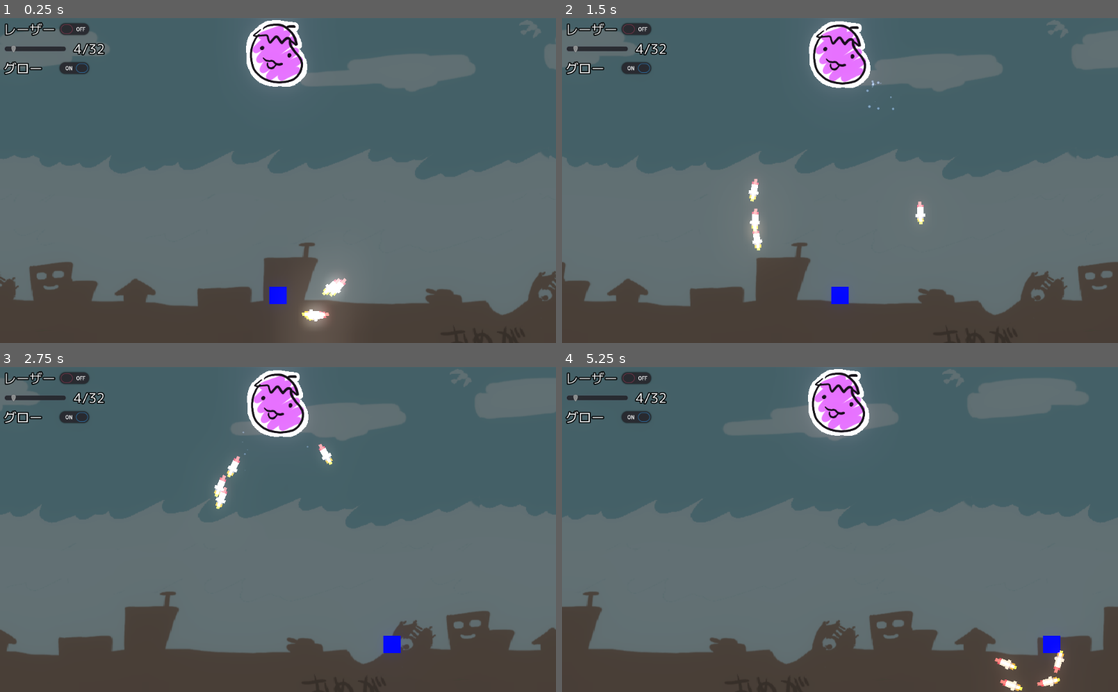
Above: before the commit, frames 1-4 (two rows, left to right).
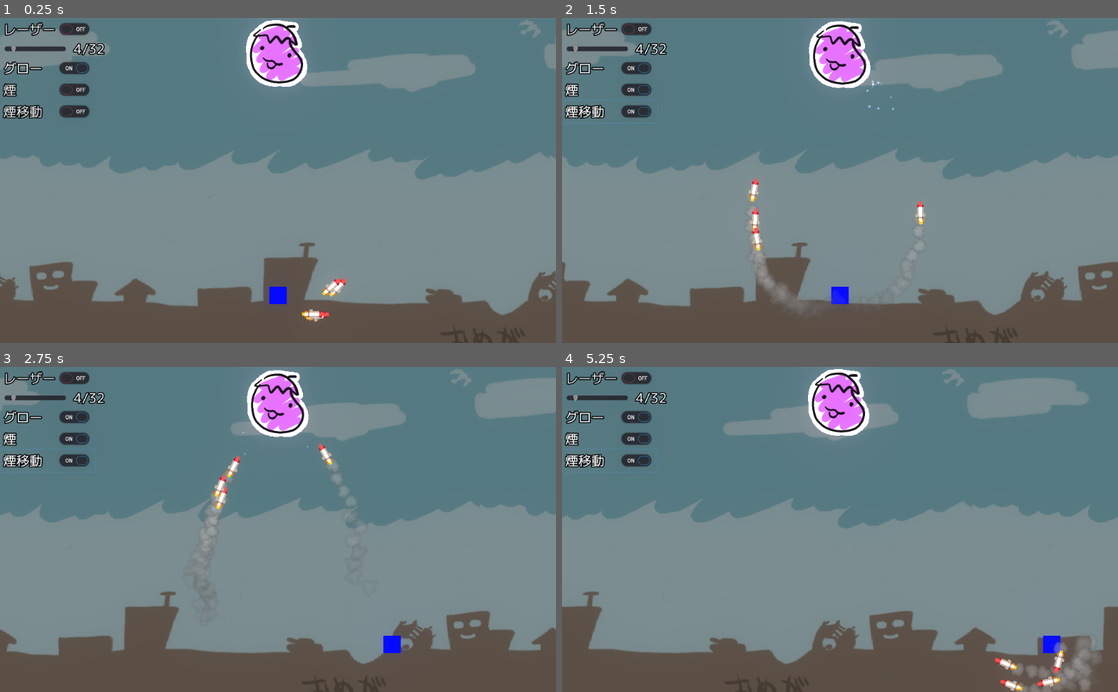
Above: after the commit, the same moments.

Repository: syun77/gd_hormingtest
Game: Godot game, scene res://Main.tscn
The game is run twice, just before and just after one commit, with the same random seed, the same clock (stepped at 60 frames per second) and the same inputs.
Inputs (mouse positions are in pixels of both pictures, inside the frame that each line leads up to):
- Up to frame 1 (0.25 s): no input
- Up to frame 2 (1.5 s): click (612, 89) at 0.5 s, where only the run after the commit has a clickable "煙"; click (612, 112) at 1.25 s, where only the run after the commit has a clickable "煙移動"
- Up to frame 3 (2.75 s): hold Right (ui_right) from 2.03 s (still down)
- Up to frame 4 (5.25 s): release Right (ui_right) at 2.78 s; hold Down (ui_down) 2.78-3.53 s; hold Right (ui_right) 3.53-4.28 s; hold Up (ui_up) 4.28-5.03 s; hold Left (ui_left) from 5.03 s (still down)

The runs differ from the first frame. In frame 1, 79% of the frame differs, in the area x 0-100%, y 0-96%; in frame 2, 80%; in frame 3, 78%; in frame 4, 82%, in the area x 0-100%, y 0-100%.

Commit message:
煙出現オプション追加

Diff:
--- a/gd_hormingtest/Common.gd
+++ b/gd_hormingtest/Common.gd
@@ -6,6 +6,8 @@
 var _layers = null
 var _max_shot = 32 # 同時に発射可能な弾の数.
 var _is_trail = false # トレイル弾を発射するかどうか.
+var _is_smoke = false
+var _is_smoke_rand = false
 
 func setup(layers) -> void:
 	_layers = layers
@@ -36,6 +38,15 @@
 func get_max_shot() -> int:
 	return _max_shot
 
+func set_smoke(b:bool) -> void:
+	_is_smoke = b
+func is_smoke() -> bool:
+	return _is_smoke
+func set_smoke_rand(b:bool) -> void:
+	_is_smoke_rand = b
+func is_smoke_rand() -> bool:
+	return _is_smoke_rand
+
 ## 角度差を求める.
 func diff_angle(now:float, next:float) -> float:
 	# 角度差を求める.
--- a/gd_hormingtest/Main.gd
+++ b/gd_hormingtest/Main.gd
@@ -6,6 +6,7 @@
 
 onready var _camera = $MainCamera
 
+onready var _bg_layer = $BgLayer
 onready var _main_layer = $MainLayer
 onready var _shot_layer = $ShotLayer
 onready var _particle_layer = $ParticleLayer
@@ -15,6 +16,8 @@
 onready var _hslider_max_shot = $UILayer/HSliderMaxShot
 onready var _hslider_max_shot_label = $UILayer/HSliderMaxShot/Label
 onready var _checkbox_bloom = $UILayer/CheckButtonBloom
+onready var _checkbox_smoke = $UILayer/CheckButtonSmoke
+onready var _checkbox_smoke_rand = $UILayer/CheckButtonSmokeRand
 
 
 func _ready() -> void:
@@ -30,4 +33,15 @@
 	var max_shot = _hslider_max_shot.value
 	_hslider_max_shot_label.text = "%d/32"%max_shot
 	Common.set_max_shot(max_shot)
-	_hdr.environment.glow_enabled = _checkbox_bloom.pressed
+	var is_glow = _checkbox_bloom.pressed
+	_hdr.environment.glow_enabled = is_glow
+	for obj in _bg_layer.get_children():
+		if not obj is Sprite:
+			continue
+		var spr = obj as Sprite
+		if is_glow:
+			spr.modulate = Color.darkgray
+		else:
+			spr.modulate = Color.white
+	Common.set_smoke(_checkbox_smoke.pressed)
+	Common.set_smoke_rand(_checkbox_smoke_rand.pressed)
--- a/gd_hormingtest/Main.tscn
+++ b/gd_hormingtest/Main.tscn
@@ -113,6 +113,20 @@
 pressed = true
 text = "グロー"
 
+[node name="CheckButtonSmoke" type="CheckButton" parent="UILayer"]
+margin_top = 112.0
+margin_right = 176.0
+margin_bottom = 154.0
+theme = ExtResource( 3 )
+text = "煙"
+
+[node name="CheckButtonSmokeRand" type="CheckButton" parent="UILayer"]
+margin_top = 152.0
+margin_right = 176.0
+margin_bottom = 194.0
+theme = ExtResource( 3 )
+text = "煙移動"
+
 [node name="HSliderMaxShot" type="HSlider" parent="UILayer"]
 margin_left = 8.0
 margin_top = 40.0
--- a/gd_hormingtest/Player.gd
+++ b/gd_hormingtest/Player.gd
@@ -53,6 +53,7 @@
 		v.y = -sin(rad) * spd
 		obj.set_velocity(v)
 	else:
+		# ミサイル弾.
 		obj = ShotObj.instance()
 		obj.position = position
 		var v = Vector2()
--- a/gd_hormingtest/Shot.gd
+++ b/gd_hormingtest/Shot.gd
@@ -1,4 +1,6 @@
 extends Area2D
+
+const SMOKE_OBJ = preload("res://Smoke.tscn")
 
 onready var _spr = $Sprite
 
@@ -9,6 +11,8 @@
 
 # 経過時間
 var _timer := 0.0
+
+var _cnt = 0
 
 ## 速度をベクトルとして取得する.
 func get_velocity() -> Vector2:
@@ -33,7 +37,7 @@
 	queue_free()
 
 func _ready() -> void:
-	pass
+	_spr.visible = false
 
 ## 一番近いターゲットを探す.
 func _search_target():
@@ -56,7 +60,24 @@
 	_speed = v.length()
 
 func _physics_process(delta: float) -> void:
+	_spr.visible = true
 	_timer += delta
+
+	_cnt += 1
+	if _cnt%2 == 0:
+		if Common.is_smoke():
+			# 煙発生.
+			var smoke = SMOKE_OBJ.instance()
+			smoke.position = position
+			var vel = Vector2.ZERO
+			if Common.is_smoke_rand():
+				# 煙をランダム移動.
+				var d = 45
+				var rad = deg2rad(_deg + rand_range(180-d, 180+d))
+				vel.x = 0.2 * _speed * cos(rad)
+				vel.y = 0.2 *_speed * -sin(rad)
+				smoke.set_velocity(vel)
+			Common.get_layer("main").add_child(smoke)
 
 	#_speed += 1000 * delta # 加速する.
 	#if _speed > 5000:
--- a/gd_hormingtest/Shot.tscn
+++ b/gd_hormingtest/Shot.tscn
@@ -1,10 +1,7 @@
-[gd_scene load_steps=5 format=2]
+[gd_scene load_steps=4 format=2]
 
 [ext_resource path="res://Shot.gd" type="Script" id=1]
 [ext_resource path="res://missile.png" type="Texture" id=2]
-
-[sub_resource type="CanvasItemMaterial" id=2]
-blend_mode = 1
 
 [sub_resource type="CircleShape2D" id=1]
 radius = 8.0
@@ -15,7 +12,6 @@
 script = ExtResource( 1 )
 
 [node name="Sprite" type="Sprite" parent="."]
-material = SubResource( 2 )
 texture = ExtResource( 2 )
 
 [node name="CollisionShape2D" type="CollisionShape2D" parent="."]
--- /dev/null
+++ b/gd_hormingtest/Smoke.gd
@@ -0,0 +1,27 @@
+extends Sprite
+
+const MAX_TIMER = 0.5
+const MAX_FRAME = 4
+
+var _timer = 0.0
+var _velocity = Vector2.ZERO
+
+func set_velocity(vel:Vector2) -> void:
+	_velocity = vel
+
+func _ready() -> void:
+	rotation_degrees = rand_range(0, 360)
+
+func _physics_process(delta: float) -> void:
+	_timer += delta
+
+	_velocity *= 0.95
+	position += _velocity * delta
+
+	var rate = _timer/MAX_TIMER
+	modulate.a = 0.5 * (1.0 - rate)
+	var idx = int(MAX_FRAME * (rate))
+	frame = idx
+
+	if _timer >= MAX_TIMER:
+		queue_free()
--- /dev/null
+++ b/gd_hormingtest/Smoke.tscn
@@ -0,0 +1,10 @@
+[gd_scene load_steps=3 format=2]
+
+[ext_resource path="res://smoke.png" type="Texture" id=1]
+[ext_resource path="res://Smoke.gd" type="Script" id=2]
+
+[node name="Smoke" type="Sprite"]
+modulate = Color( 1, 1, 1, 0.25098 )
+texture = ExtResource( 1 )
+hframes = 4
+script = ExtResource( 2 )
Binary file added: gd_hormingtest/smoke.png
Not shown, added: gd_hormingtest/smoke.png.import
